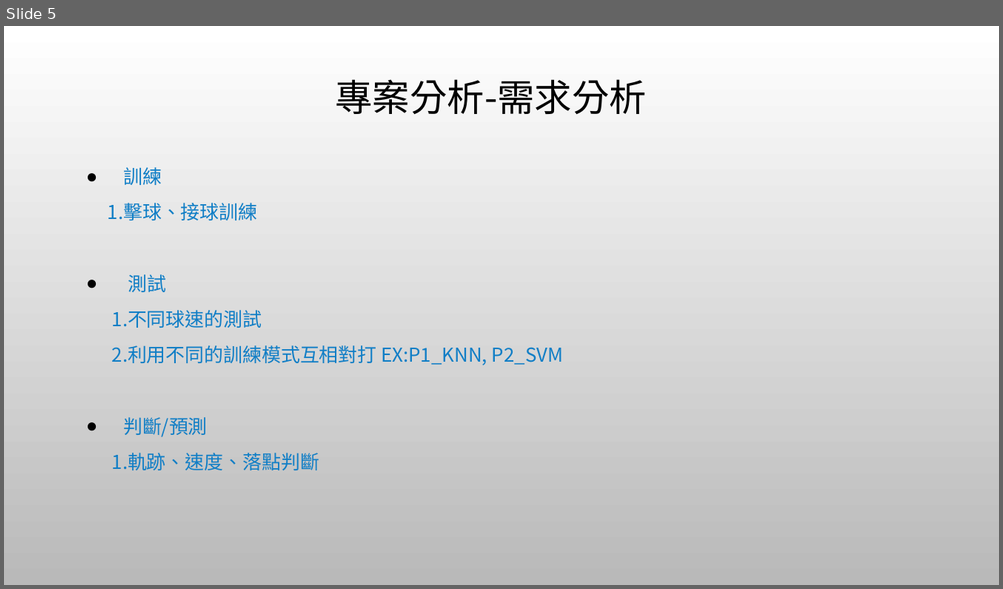
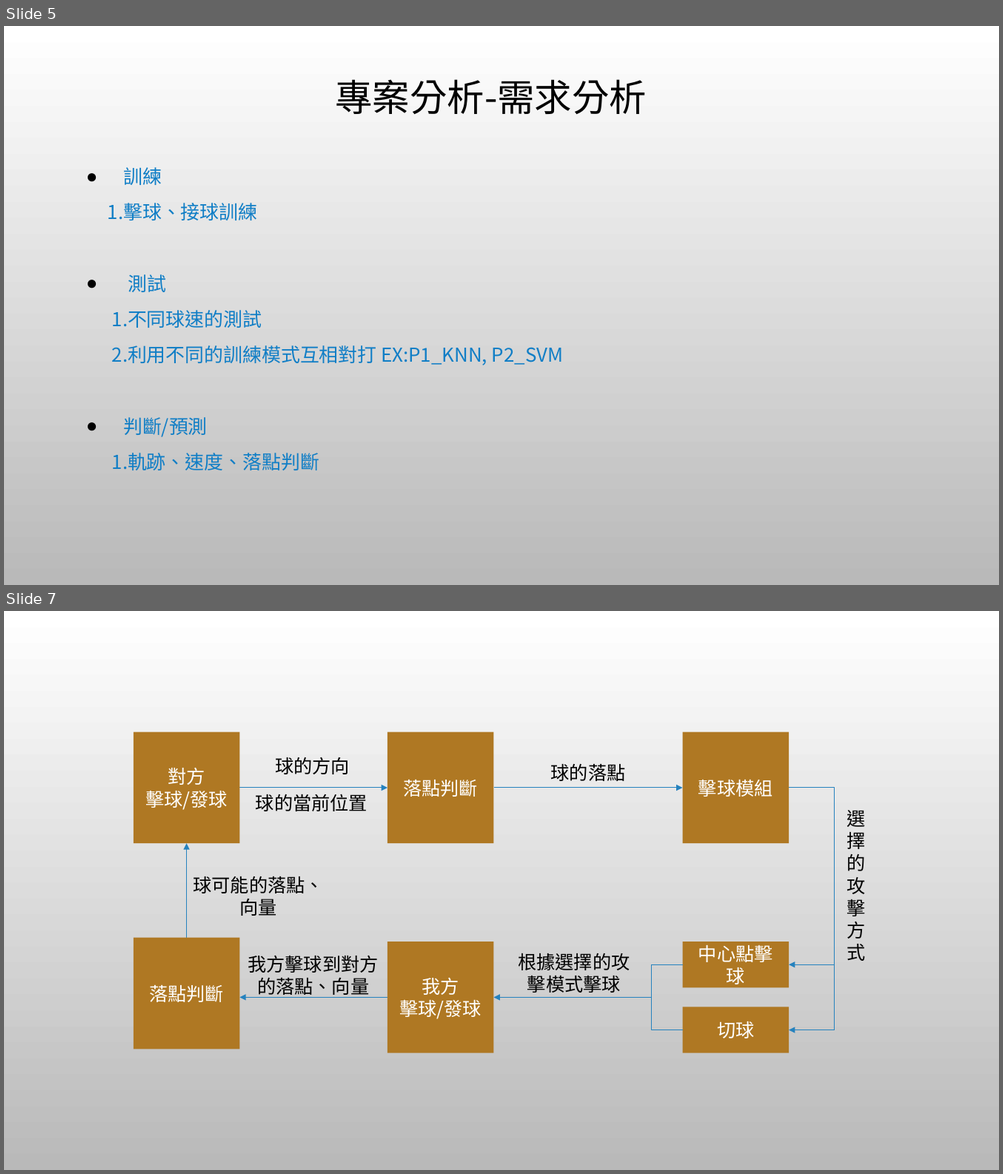
Before and after one commit to liang1127/Liang1127ML, a slide deck: HW5/機器學習實作乒乓球-專案管理.pptx. Shown one above the other, each under a label of ours: slide 5 before the commit, slides 5 and 7 after it; the slides between them are not shown. The pictures are 1003x589 and 1003x1174 pixels, drawn with LibreOffice and Linux fonts; fonts in the diff are those of the drawing; background and template pictures are left out. Boxes give left, top, right and bottom in pixels: in the first picture for what was removed or moved away, otherwise in the second. Text is boxed around its words. In the diff, an @@ line names an element or a change of style, - is before the commit and + after.

```diff
--- a/HW5/機器學習實作乒乓球-專案管理.pptx
+++ b/HW5/機器學習實作乒乓球-專案管理.pptx
@@ slide 7 added at (x1=4, y1=611, x2=999, y2=1170), background picture (left out) @@
@@ arrow added from (187, 943) to (187, 844), #2683BF 0.75 pt @@
@@ text added at (x1=193, y1=877, x2=324, y2=916), 18 pt, text #000000 @@
+球可能的落點、向量
@@ rectangle added at (x1=133, y1=938, x2=239, y2=1049), fill #AF7823, 18 pt, text #FFFFFF @@
+落點判斷
@@ group added at (x1=133, y1=732, x2=865, y2=1054): 6 texts, 6 rectangles, 6 arrows, 3 elbow lines @@
+根據選擇的攻擊模式擊球
+選
+擇
+的
+攻
+擊
+方
+式
+球的方向
+球的當前位置
+球的落點
+落點判斷
+擊球模組
+中心點擊球
+切球
+對方
+擊球/發球
+我方
+擊球/發球
+我方擊球到對方的落點、向量
```
Also in this commit, not shown: 1 slide changed.
